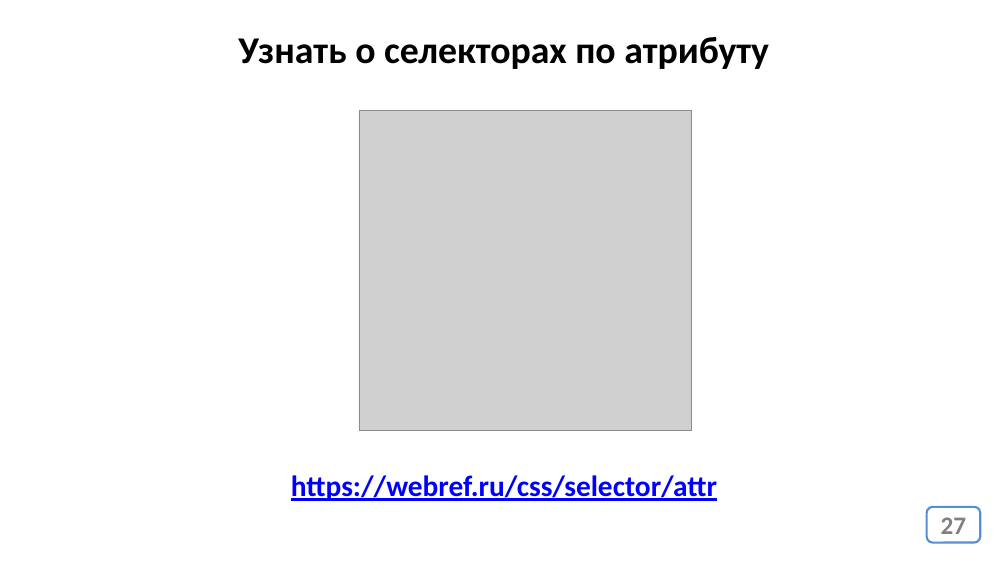
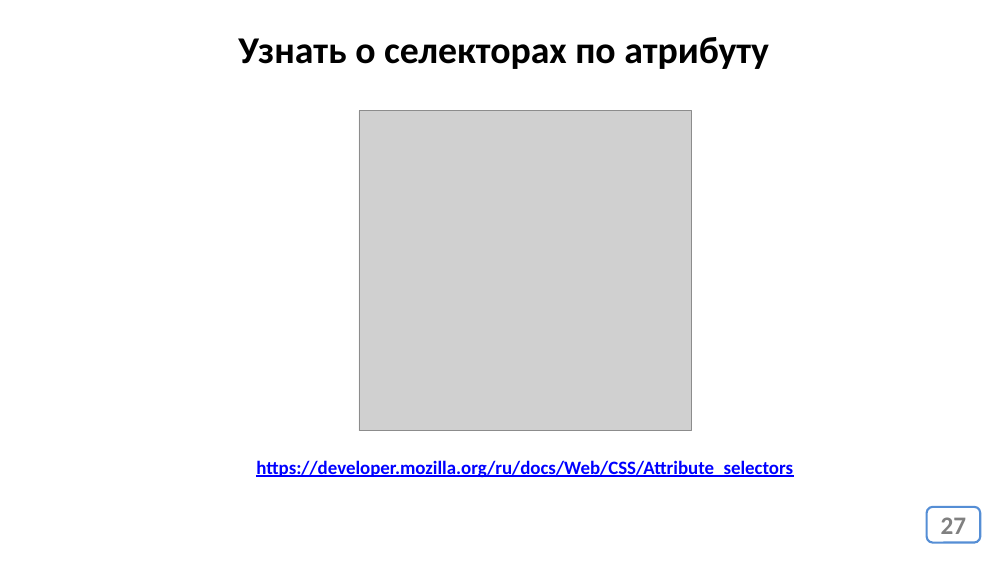
Before and after one commit to web44-ortdnipro/lesson06, a slide deck: slide 27 of lesson06.pptx. Drawn at 1008x567 pixels with LibreOffice and Linux fonts; fonts in the diff are those of the drawing; grey boxes stand for pictures. Boxes give left, top, right and bottom in pixels: in the first picture for what was removed or moved away, otherwise in the second. Text is boxed around its words. In the diff, an @@ line names an element or a change of style, - is before the commit and + after.

```diff
--- a/lesson06.pptx
+++ b/lesson06.pptx
@@ text at [256, 460, 793, 478]: text changed; size 28 to 18 pt @@
-https://webref.ru/css/selector/attr
+https://developer.mozilla.org/ru/docs/Web/CSS/Attribute_selectors
```
Also in this commit, not shown: 1 other slide changed, 1 other file.
